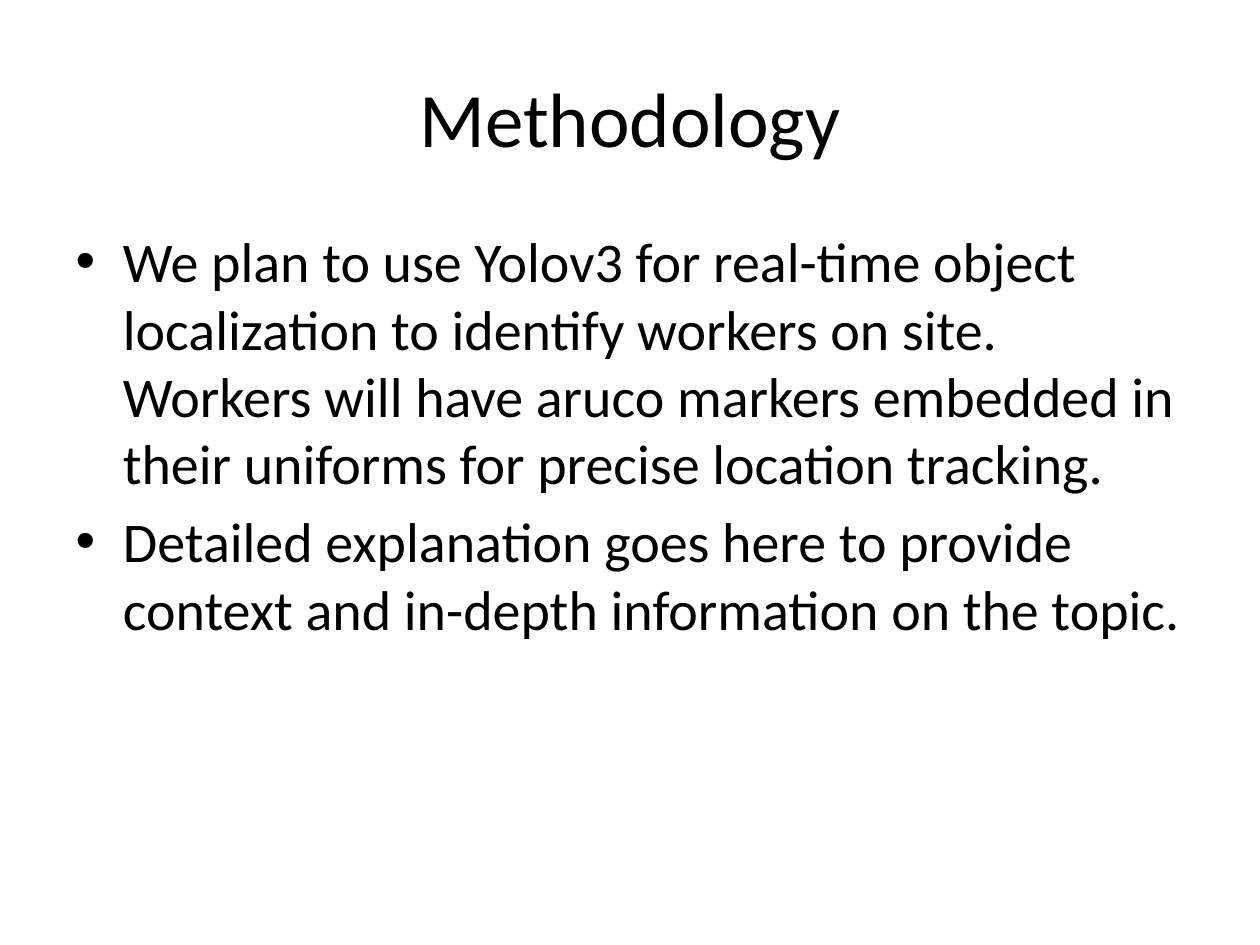
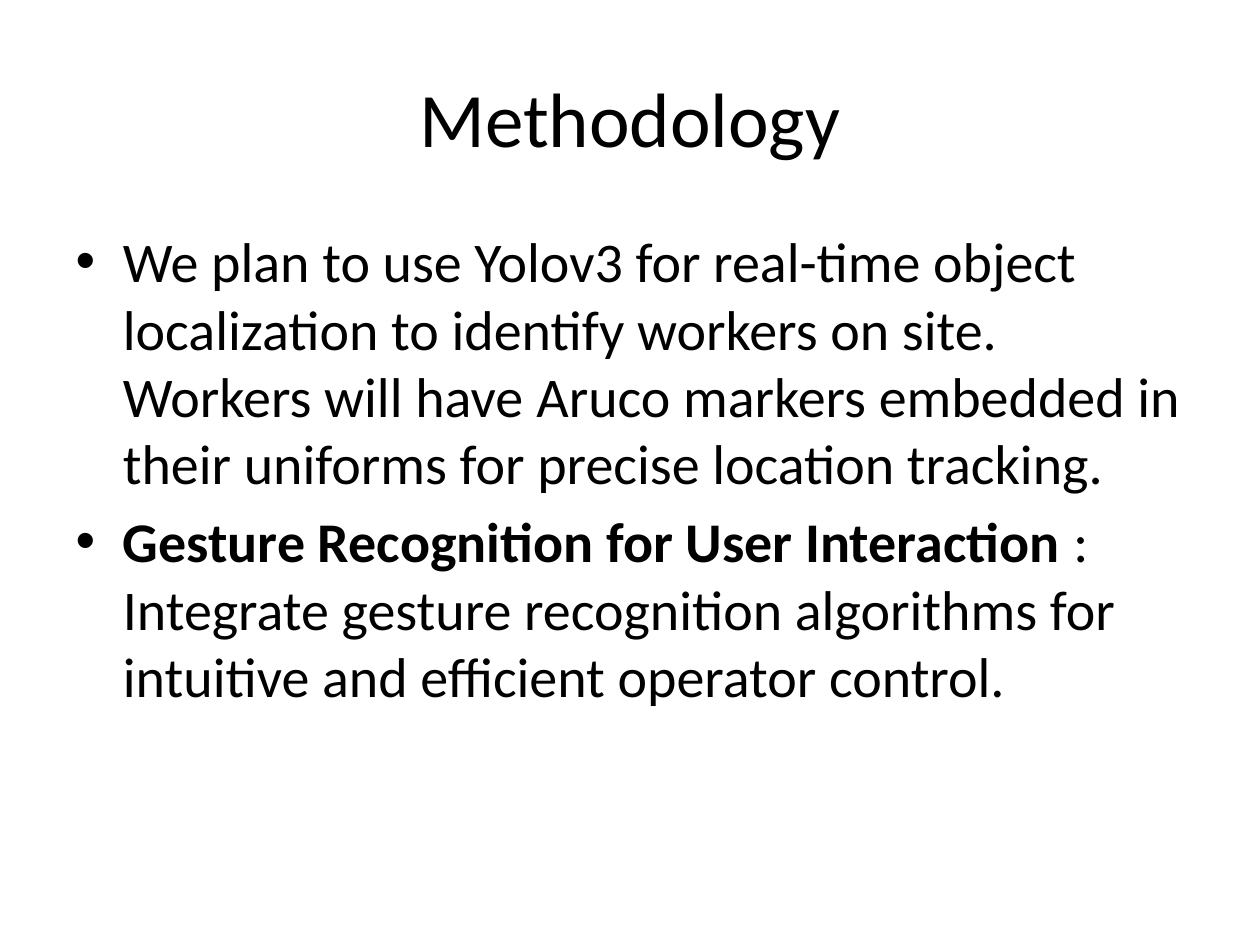
Before and after one commit to Dawn-Of-Justice/ACAV, a slide deck: slide 8 of MiniProj.pptx. Drawn at 1260x945 pixels with LibreOffice and Linux fonts; fonts in the diff are those of the drawing. Boxes give left, top, right and bottom in pixels: in the first picture for what was removed or moved away, otherwise in the second. Text is boxed around its words. In the diff, an @@ line names an element or a change of style, - is before the commit and + after.

Commit message:
Added Methodology

```diff
--- a/MiniProj.pptx
+++ b/MiniProj.pptx
@@ text at (123,243,1179,706): text changed @@
-• We plan to use Yolov3 for real-time object localization to identify workers on site. Workers will have aruco markers embedded in their uniforms for precise location tracking.
-• Detailed explanation goes here to provide context and in-depth information on the topic.
+• We plan to use Yolov3 for real-time object localization to identify workers on site. Workers will have Aruco markers embedded in their uniforms for precise location tracking.
+• Gesture Recognition for User Interaction : Integrate gesture recognition algorithms for intuitive and efficient operator control.
```
Also in this commit, not shown: 1 slide added.
